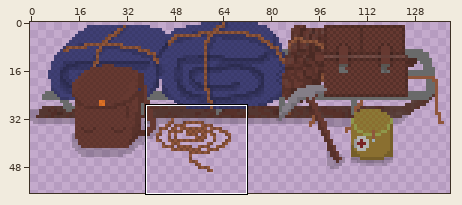
Two states of a sprite sheet, Assets/Sprites/Sled.png. Above, an overview of the earlier version with the close-up marked.
Close-up. Before the edit:
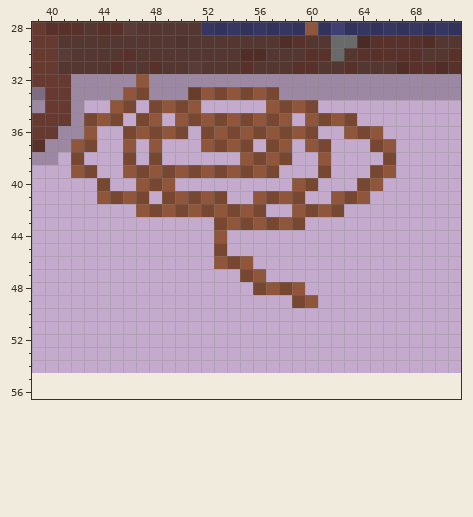
The file is 150x60 pixels. Colours within 5 levels of each other are drawn and written as one. Shown: x 39..71, y 28..56. The old version is drawn lined up with the new one, on the new canvas. The wide view leaves out empty margins.
Once edited:
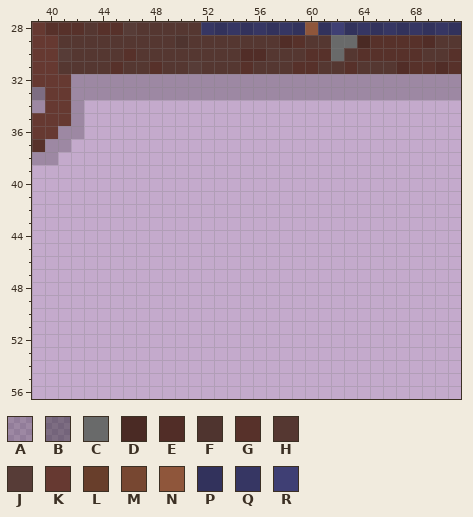
Palette (. is transparent): A #00000033  B #0000005c  C #696a6a  D #4a2a24  E #512d27  F #4f342f  G #57312a  H #553731  J #573c37  K #663931  L #683e2b  M #774731  N #8f563b  P #32325c  Q #363663  R #3f3f74
Changes in this commit:
canvas 150x60 -> 140x60, the old top-left corner now at -4,-5 (the part of the old canvas that was cut away was empty and is not shown)
@@ x 39..71 @@
 31 KKHHHHGHHGHHJHHHGHHHGGHHGHHHEGGEG
-32 KKKAAAAANAAAAAAAAAAAAAAAAAAAAAAAA
-33 BKKAAAANMAAALNMNMNMAAAAAAAAAAAAAA
-34 AKKA..NM.MNMN.....NMNM...........
-35 KKKAMNM.MN.NMNMNMNMN.NMNM........
-36 KKAAN..MNMNM.MNMNMNMNM..NMN......
-37 GAANM..N.N...NMNM.MN.NM...MN.....
-38 AA.M...M.M......NMNM..N....M.....
-39 ...NM..NMNMNMNMNMNM...M...MN.....
-40 .....M..NMN.........NM...MN......
-41 .....NMNM.MNMNM..NMNM..NMN.......
-42 ........NMNMNMNMNM..NMNM.........
-43 ..............MNMNMNM............
-44 ..............N..................
-45 ..............M..................
-46 ..............NMN................
-47 ................MN...............
-48 .................MNMN............
-49 ....................MN...........
+32 KKKAAAAAAAAAAAAAAAAAAAAAAAAAAAAAA
+33 BKKAAAAAAAAAAAAAAAAAAAAAAAAAAAAAA
+34 AKKA.............................
+35 KKKA.............................
+36 KKAA.............................
+37 GAA..............................
+38 AA...............................
+39 .................................
+40 .................................
+41 .................................
+42 .................................
+43 .................................
+44 .................................
+45 .................................
+46 .................................
+47 .................................
+48 .................................
+49 .................................
 50 .................................
